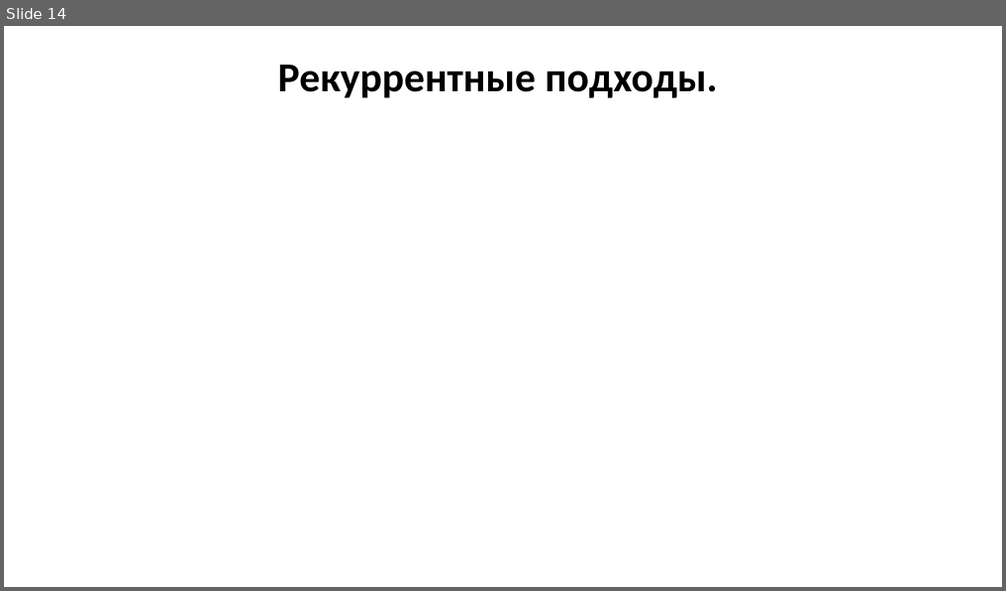
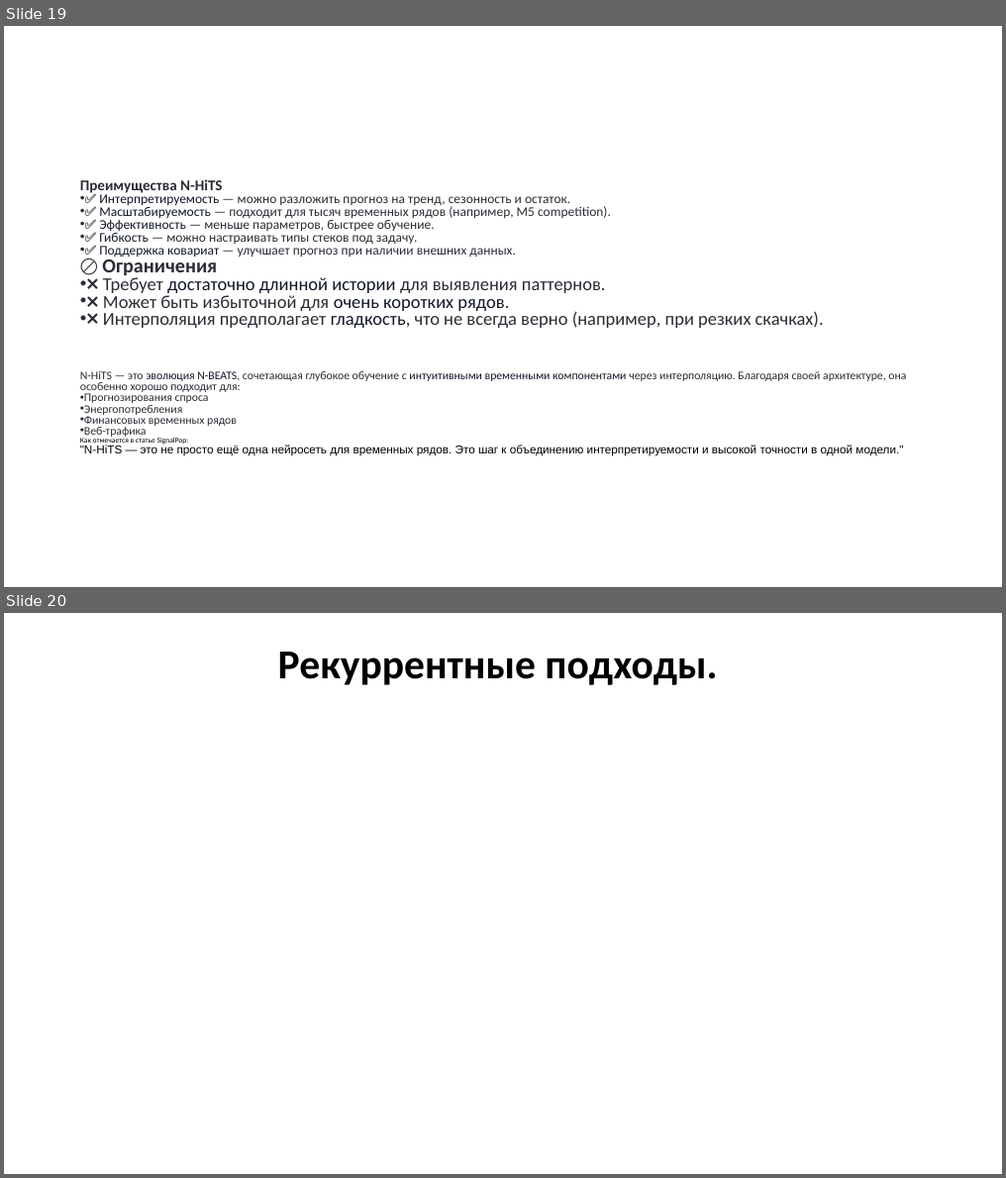
Before and after one commit to MVRonkin/TimeSeriesCourse, a slide deck: 2025/LEC/07 глубокое обучение нейронных сетей.pptx. Shown one above the other, each under a label of ours: slide 14 before the commit, slides 19 and 20 after it. The pictures are 1006x591 and 1006x1178 pixels, drawn with LibreOffice and Linux fonts; fonts in the diff are those of the drawing. Boxes give left, top, right and bottom in pixels: in the first picture for what was removed or moved away, otherwise in the second. Text is boxed around its words. In the diff, an @@ line names an element or a change of style, - is before the commit and + after.

```diff
--- a/2025/LEC/07 глубокое обучение нейронных сетей.pptx
+++ b/2025/LEC/07 глубокое обучение нейронных сетей.pptx
@@ slide 19 added at [4, 26, 1002, 587], background #FFFFFF @@
@@ text added at [80, 179, 906, 457], 11.2 pt, text #2C2C36 @@
+Преимущества N-HiTS
+• ✅ Интерпретируемость — можно разложить прогноз на тренд, сезонность и остаток.
+• ✅ Масштабируемость — подходит для тысяч временных рядов (например, M5 competition).
+• ✅ Эффективность — меньше параметров, быстрее обучение.
+• ✅ Гибкость — можно настраивать типы стеков под задачу.
+• ✅ Поддержка ковариат — улучшает прогноз при наличии внешних данных.
+🚫 Ограничения
+• ❌ Требует достаточно длинной истории для выявления паттернов.
+• ❌ Может быть избыточной для очень коротких рядов.
+• ❌ Интерполяция предполагает гладкость, что не всегда верно (например, при резких скачках).
+N-HiTS — это эволюция N-BEATS, сочетающая глубокое обучение с интуитивными временными компонентами через интерполяцию. Благодаря своей архитектуре, она особенно хорошо подходит для:
+• Прогнозирования спроса
+• Энергопотребления
+• Финансовых временных рядов
+• Веб-трафика
+Как отмечается в статье SignalPop:
+"N-HiTS — это не просто ещё одна нейросеть для временных рядов. Это шаг к объединению интерпретируемости и высокой точности в одной модели."
@@ what was slide 14 is now slide 20 @@
```
Also in this commit, not shown: 7 slides changed, 6 other slides added, 1 slide removed.
